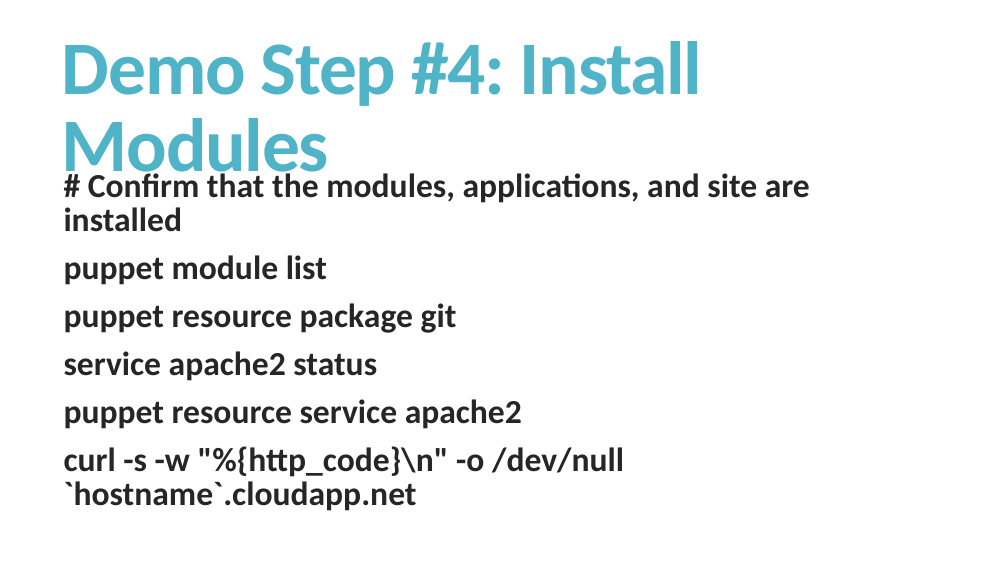
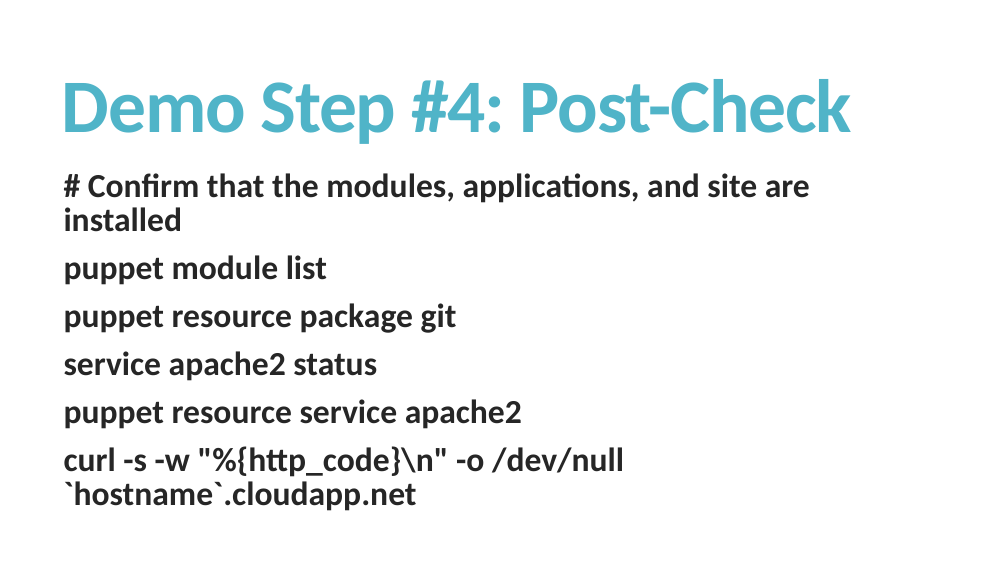
Before and after one commit to managedkaos/puppet-forge-intro, a slide deck: slide 19 of A Brief Introduction to The Puppet Forge.pptx (slide 18 before the commit). Drawn at 1008x567 pixels with LibreOffice and Linux fonts; fonts in the diff are those of the drawing. Boxes give left, top, right and bottom in pixels: in the first picture for what was removed or moved away, otherwise in the second. Text is boxed around its words. In the diff, an @@ line names an element or a change of style, - is before the commit and + after.

```diff
--- a/A Brief Introduction to The Puppet Forge.pptx
+++ b/A Brief Introduction to The Puppet Forge.pptx
@@ title at <box>62,79,852,144</box>: text changed @@
-Demo Step #4: Install Modules
+Demo Step #4: Post-Check
```
Also in this commit, not shown: 5 other slides changed, 1 slide added.
